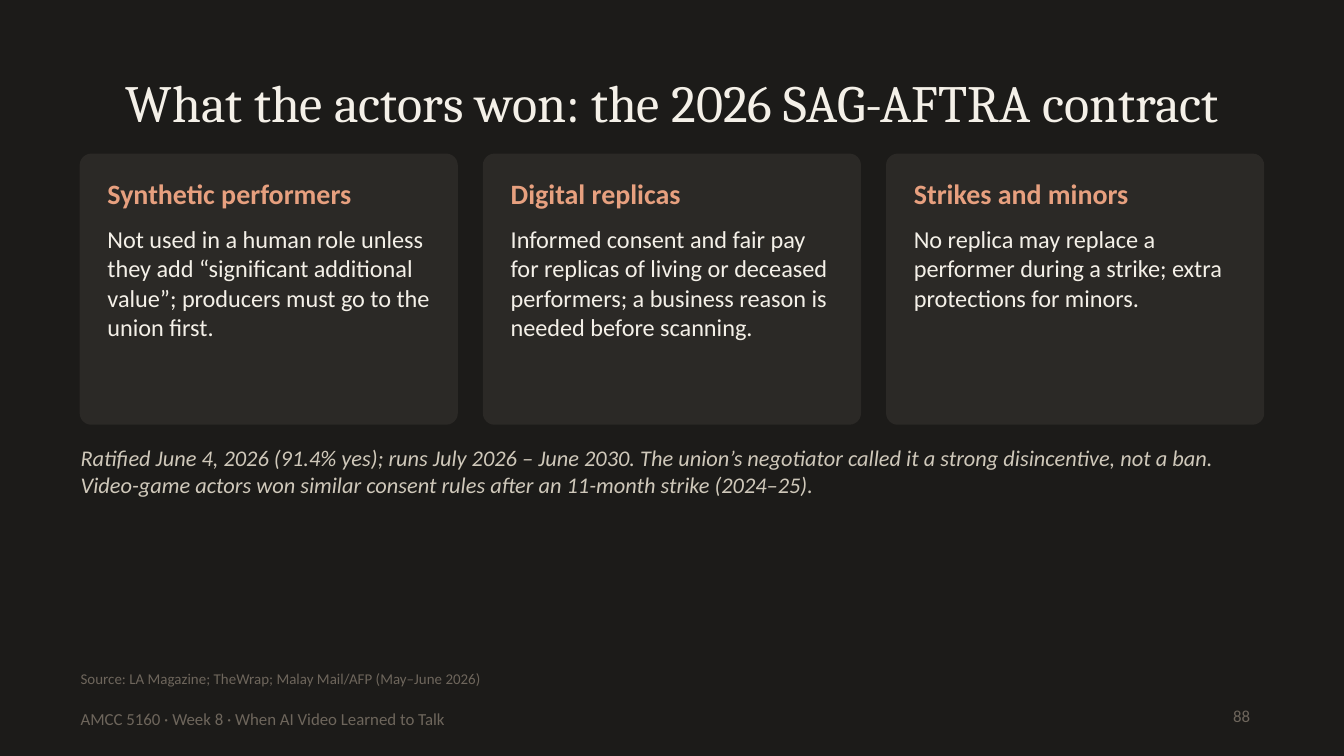
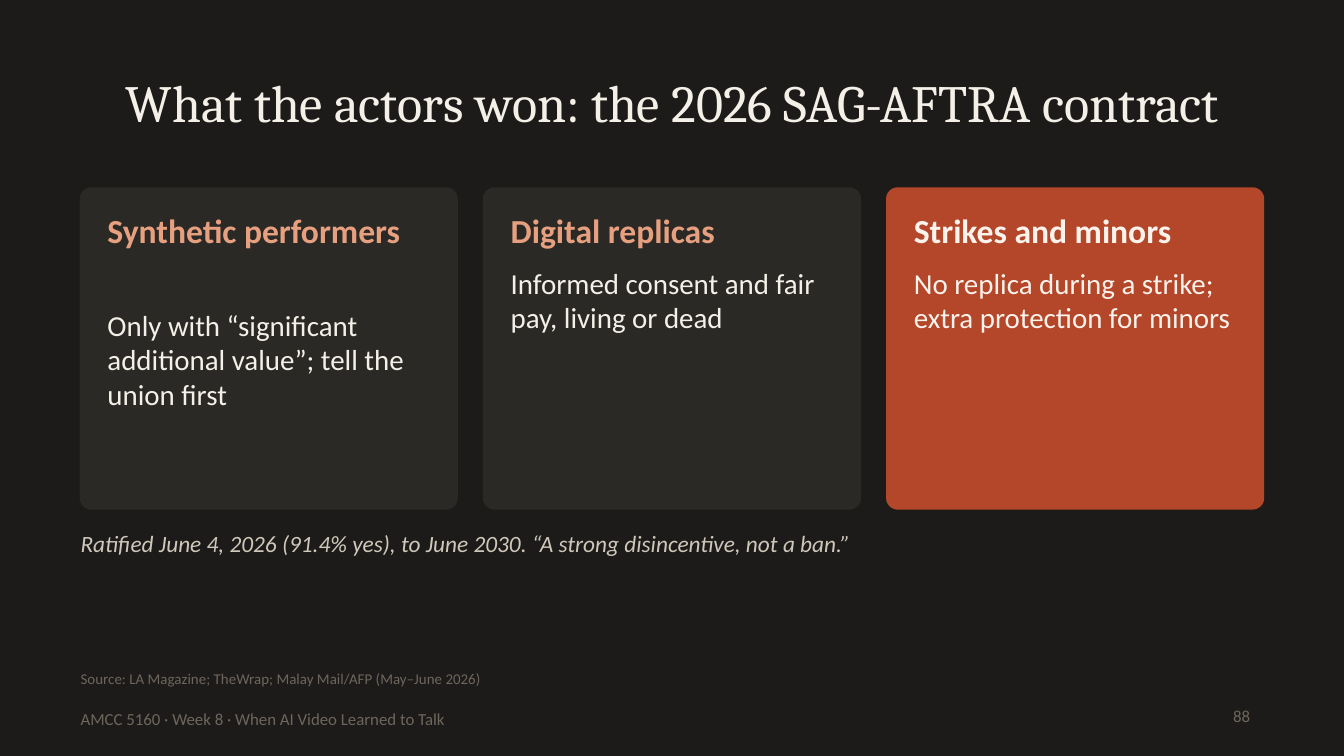
Before and after one commit to leehomyc/leehomyc.github.io, a slide deck: slide 88 of amcc5160/lecture-08/downloads/Lecture08_Slides.pptx. Drawn at 1344x756 pixels with LibreOffice and Linux fonts; fonts in the diff are those of the drawing. Boxes give left, top, right and bottom in pixels: in the first picture for what was removed or moved away, otherwise in the second. Text is boxed around its words. In the diff, an @@ line names an element or a change of style, - is before the commit and + after.

```diff
--- a/amcc5160/lecture-08/downloads/Lecture08_Slides.pptx
+++ b/amcc5160/lecture-08/downloads/Lecture08_Slides.pptx
@@ rounded rectangle: place and size @@
-rounded rectangle at [81,155,457,423]
+rounded rectangle at [81,188,457,508]
@@ rounded rectangle at [81,188,457,508]: proportions changed @@
@@ rounded rectangle at [484,188,860,508]: proportions changed @@
@@ rounded rectangle: place and size @@
-rounded rectangle at [484,155,860,423]
+rounded rectangle at [484,188,860,508]
@@ rounded rectangle: place and size @@
-rounded rectangle at [887,155,1263,423]
+rounded rectangle at [887,188,1263,508]
@@ rounded rectangle at [887,188,1263,508]: fill #2B2926 to #B4472A; outline #2B2926 1 pt to #B4472A 1 pt; proportions changed @@
@@ text "Synthetic performers" at [107,219,400,249]: size 15 to 18 pt @@
@@ text "Synthetic performers": place and size @@
-text "Synthetic performers" at [107,184,351,209]
+text "Synthetic performers" at [107,219,400,249]
@@ text "Digital replicas": place and size @@
-text "Digital replicas" at [511,184,681,209]
+text "Digital replicas" at [511,219,715,249]
@@ text "Digital replicas" at [511,219,715,249]: size 15 to 18 pt @@
@@ text "Strikes and minors": place and size @@
-text "Strikes and minors" at [914,184,1128,204]
+text "Strikes and minors" at [914,219,1171,244]
@@ text "Strikes and minors" at [914,219,1171,244]: size 15 to 18 pt, text colour #E7A07F to #FBF3EC @@
@@ text at [511,274,815,333]: text changed; size 13 to 15.5 pt @@
-Informed consent and fair pay for replicas of living or deceased performers; a business reason is needed before scanning.
+Informed consent and fair pay, living or dead
@@ text at [914,274,1230,333]: text changed; size 13 to 15.5 pt; text colour #F4F0E8 to #FBF3EC @@
-No replica may replace a performer during a strike; extra protections for minors.
+No replica during a strike; extra protection for minors
@@ text at [107,315,403,405]: text changed; size 13 to 15.5 pt @@
-Not used in a human role unless they add “significant additional value”; producers must go to the union first.
+Only with “significant additional value”; tell the union first
@@ text at [81,535,850,556]: text changed; size 12 to 12.5 pt @@
-Ratified June 4, 2026 (91.4% yes); runs July 2026 – June 2030. The union’s negotiator called it a strong disincentive, not a ban. Video-game actors won similar consent rules after an 11-month strike (2024–25).
+Ratified June 4, 2026 (91.4% yes), to June 2030. “A strong disincentive, not a ban.”
```
Also in this commit, not shown: 30 other slides changed, 1 slide added, 1 slide removed, 39 other files.
